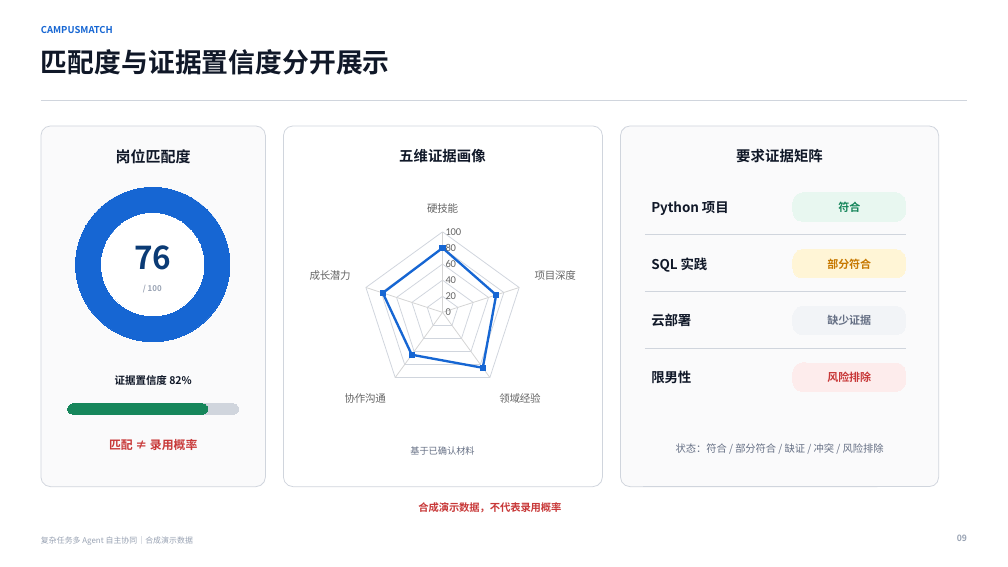
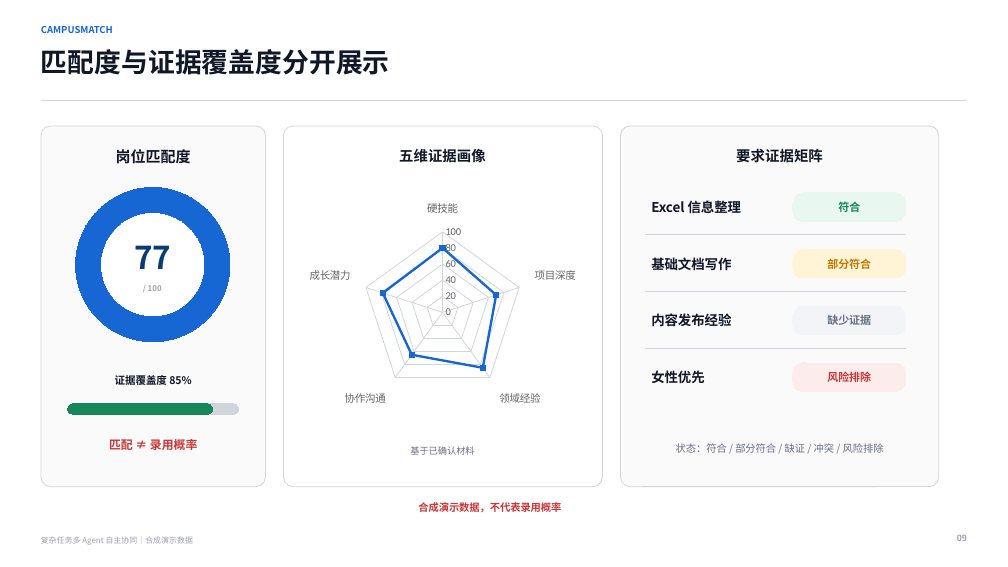
Before and after one commit to swj-stone/GOAI, a slide deck: slide 9 of show/CampusMatch-初赛方案.pptx. Drawn at 1008x567 pixels with LibreOffice and Linux fonts; fonts in the diff are those of the drawing. Boxes give left, top, right and bottom in pixels: in the first picture for what was removed or moved away, otherwise in the second. Text is boxed around its words. In the diff, an @@ line names an element or a change of style, - is before the commit and + after.

```diff
--- a/show/CampusMatch-初赛方案.pptx
+++ b/show/CampusMatch-初赛方案.pptx
@@ text at box(41, 49, 390, 75): text changed @@
-匹配度与证据置信度分开展示
+匹配度与证据覆盖度分开展示
@@ text at box(651, 200, 742, 213): text changed @@
-Python 项目
+Excel 信息整理
@@ text at box(134, 245, 171, 269): text changed @@
-76
+77
@@ text at box(651, 257, 731, 270): text changed @@
-SQL 实践
+基础文档写作
@@ text at box(651, 313, 731, 327): text changed @@
-云部署
+内容发布经验
@@ text at box(115, 373, 191, 387): text changed @@
-证据置信度 82%
+证据覆盖度 85%
@@ text at box(651, 370, 705, 384): text changed @@
-限男性
+女性优先
@@ rounded rectangle: place and size @@
-rounded rectangle at box(68, 404, 208, 414)
+rounded rectangle at box(68, 404, 213, 414)
```
Also in this commit, not shown: 3 other slides changed, 41 other files.
